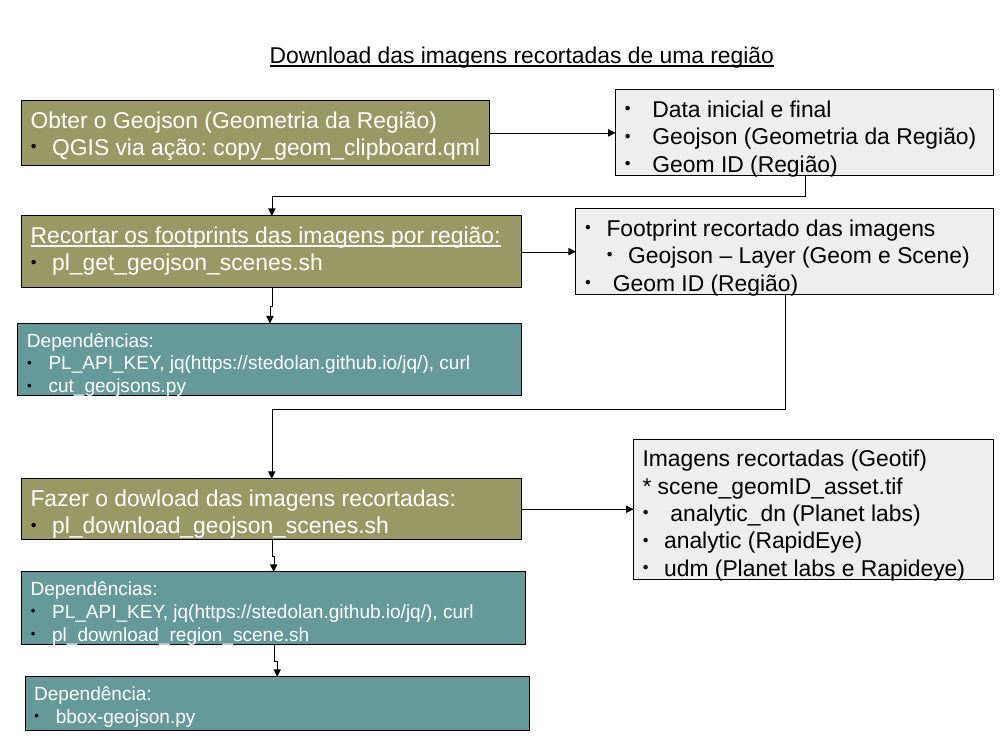
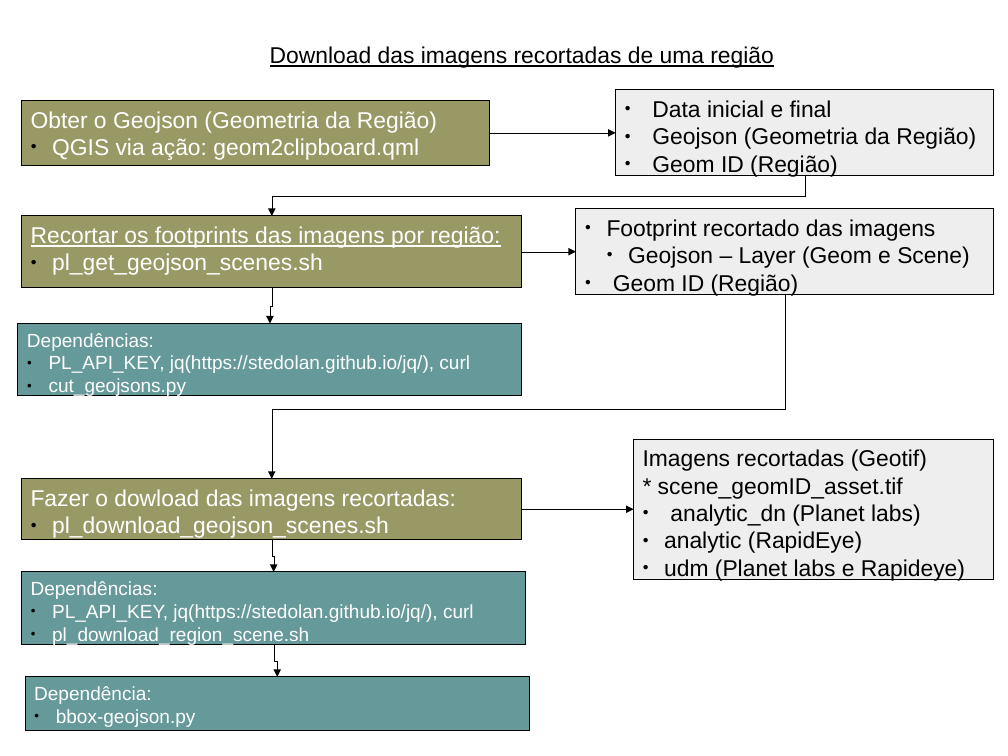
Before and after one commit to lmotta/workerprocessingimage, a slide deck: slide 1 of doc/pl_download_region.odp. Drawn at 1008x756 pixels with LibreOffice and Linux fonts; fonts in the diff are those of the drawing. Boxes give left, top, right and bottom in pixels: in the first picture for what was removed or moved away, otherwise in the second. Text is boxed around its words. In the diff, an @@ line names an element or a change of style, - is before the commit and + after.

```diff
--- a/doc/pl_download_region.odp
+++ b/doc/pl_download_region.odp
@@ text in rectangle at (52, 138, 419, 160): text changed @@
-● QGIS via ação: copy_geom_clipboard.qml
+● QGIS via ação: geom2clipboard.qml
```
Also in this commit, not shown: 1 other file.
